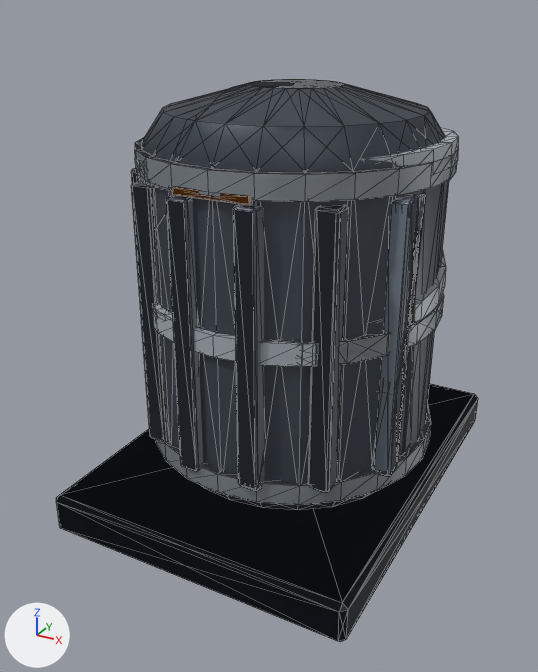
An edit to the glTF model assets/destructibles/shared/shr_cmp_generic_casing_reactor_a.glb, drawn before and after from the same camera.
Rendered twice from a 50 mm camera at (0.62, -1.225, 0.52) aimed at (-0.02, -0.062, -0.062). Every picture has the same lights, and +X, +Y and +Z are marked at lower left. The first picture is the older version. Mesh edges are drawn as thin lines. Where no turn or scale is listed for an object, it has been applied to the vertices. Vertices at exactly the same position are counted once.

Script lines for the objects in view, before the commit:
```python
ob_mesh_heavy = bpy.data.objects.new('mesh_heavy', me_mesh_heavy)
ob_mesh_heavy.location = (0.0, 0.0, 0.0)
ob_mesh_intact = bpy.data.objects.new('mesh_intact', me_mesh_intact)
ob_mesh_intact.location = (0.0, 0.0, 0.0)
ob_mesh_light = bpy.data.objects.new('mesh_light', me_mesh_light)
ob_mesh_light.location = (0.0, 0.0, 0.0)
```
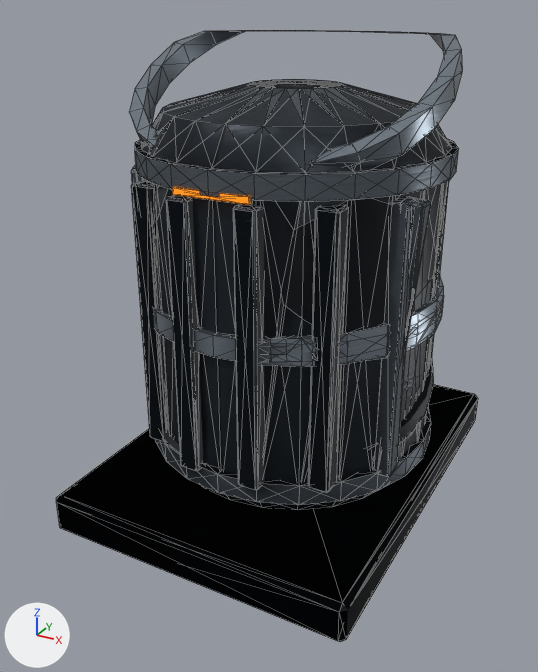
The change, as a list of edits to the scene's bpy script:
```text
Change mat_mat_reinforced_steel_shr:
    remove # nodes: BsdfPrincipled, OutputMaterial
    remove # colours: greyish blue #5b6470
    nodes: BsdfPrincipled, Math, Mix x2, NormalMap, OutputMaterial, SeparateColor, TexImage x3, VertexColor
    colours: pale yellow #ebe5d5, mixed with the vertex colours
    uses the picture img_hlx_mat_reinforced_steel_a_albedo
    uses the picture img_hlx_mat_reinforced_steel_a_normal
    uses the picture img_hlx_mat_reinforced_steel_a_orm
Change mat_trim_trim_shr:
    remove # nodes: BsdfPrincipled, OutputMaterial
    remove # colours: grey #aeb6be
    nodes: BsdfPrincipled, Math, Mix x2, NormalMap, OutputMaterial, SeparateColor, TexImage x3, VertexColor
    colours: white #d7e1e8, mixed with the vertex colours
    uses the picture img_shr_mat_brushed_steel_a_albedo
    uses the picture img_shr_mat_brushed_steel_a_normal
    uses the picture img_shr_mat_brushed_steel_a_orm
Change mat_mat_reinforced_steel_shr_panel:
    remove # nodes: BsdfPrincipled, OutputMaterial
    remove # colours: greyish blue #788390
    nodes: BsdfPrincipled, Math, Mix x2, NormalMap, OutputMaterial, SeparateColor, TexImage x3, VertexColor
    colours: white #ecf6ff, mixed with the vertex colours
    uses the picture img_shr_mat_painted_panel_a_albedo
    uses the picture img_shr_mat_painted_panel_a_normal
    uses the picture img_shr_mat_painted_panel_a_orm
Add mat_trim_edge_shr:
    mat_trim_edge_shr = bpy.data.materials.new('trim_edge_shr')
    # colours: white #f5fbff, mixed with the vertex colours
    # uses the picture img_shr_mat_brushed_steel_a_albedo
    # uses the picture img_shr_mat_brushed_steel_a_normal
    # uses the picture img_shr_mat_brushed_steel_a_orm
Change me_mesh_heavy:
    remove me_mesh_heavy.from_pydata(...)  # 745 vertices, 1454 faces; spans x -0.3..0.3, y -0.4..0.4, z -0.4..0.4
    add me_mesh_heavy.from_pydata(...)  # 741 vertices, 1454 faces; spans x -0.3..0.3, y -0.4..0.4, z -0.4..0.48
    me_mesh_heavy part 1: the loose piece of 156 vertices spanning x -0.288..0.288, y -0.262..0.287, z 0.239..0.321 is rebuilt with 126 vertices and now spans x -0.287..0.287, y -0.248..0.235, z 0.266..0.48
    me_mesh_heavy part 2: the loose piece of 153 vertices spanning x -0.287..0.287, y -0.265..0.287, z -0.01..0.03 is rebuilt with 127 vertices and now spans x -0.287..0.287, y -0.248..0.287, z -0.017..0.037
    me_mesh_heavy part 3: the loose piece of 44 vertices spanning x 0.229..0.269, y -0.139..-0.062, z -0.25..0.25 is deleted
    me_mesh_heavy part 4: 121 vertices removed from x -0.276..0.082, y -0.288..0.155, z -0.261..0.391; 58 vertices added at x -0.276..0.276, y -0.252..0.142, z 0.025..0.36
    me_mesh_heavy part 5: 44 faces spanning x -0.3..0.3, y -0.4..0.4, z -0.4..-0.32 switch from mat_trim_dark_shr (greyish blue #4a535d) to mat_trim_burnt_shr
    me_mesh_heavy part 6: 16 faces spanning x -0.166..0.235, y -0.235..0.235, z 0.36..0.4 switch from mat_mat_reinforced_steel_shr (greyish blue #5b6470) to mat_trim_edge_shr
    me_mesh_heavy part 7: 12 faces spanning x -0.069..0.069, y -0.285..-0.279, z 0.254..0.266 switch from mat_trim_internal_shr (black #1f2428) to mat_emit_orange_shr
    other edits to the shape of me_mesh_heavy do not show in these pictures
Change me_mesh_intact:
    where me_mesh_intact.from_pydata(...)  # 610 vertices, 1180 faces; spans x -0.3..0.3, y -0.4..0.4, z -0.4..0.4
    me_mesh_intact part 8: 48 faces spanning x -0.269..0.269, y -0.289..-0.099, z -0.246..0.246 switch from mat_mat_reinforced_steel_shr_panel (greyish blue #788390) to mat_trim_edge_shr
Change me_mesh_light:
    remove me_mesh_light.from_pydata(...)  # 766 vertices, 1492 faces; spans x -0.3..0.3, y -0.4..0.4, z -0.4..0.4
    add me_mesh_light.from_pydata(...)  # 747 vertices, 1454 faces; spans x -0.3..0.3, y -0.4..0.4, z -0.4..0.4
    me_mesh_light part 9: the loose piece of 56 vertices spanning x 0.229..0.269, y -0.139..-0.023, z -0.244..0.254 is rebuilt with 55 vertices and now spans x 0.209..0.289, y -0.139..-0.098, z -0.25..0.25
    me_mesh_light part 10: 1 vertex moved from x -0.265, y -0.099, z -0.246 to x -0.233, y -0.077, z -0.246; 230 vertices removed from x -0.287..0.287, y -0.274..0.286, z -0.25..0.124; 212 vertices added at x -0.288..0.288, y -0.275..0.287, z -0.25..0.246
    add me_mesh_light.materials.append(mat_trim_edge_shr)
```

Location of each change, [x1, y1, x2, y2] in pixels of the pictures (538 x 672 px; the box of a moved part takes in the faces that stretch with it):
'mesh_intact', surface changed
    both: [66, 79, 478, 612]
'mesh_heavy', surface changed, reshaped
    before: [56, 79, 474, 639]
    after: [129, 30, 463, 510]
'mesh_light', surface changed, reshaped
    before: [57, 80, 478, 641]
    after: [132, 80, 459, 505]
part 1 of me_mesh_heavy, rebuilt (mostly hidden before)
    before: [135, 128, 459, 190]
    after: [129, 30, 463, 169]
part 2 of me_mesh_heavy, rebuilt (mostly hidden)
    before: [269, 294, 444, 364]
    after: [363, 300, 444, 361]
part 3 of me_mesh_heavy, deleted
    before: [380, 194, 426, 477]
part 4 of me_mesh_heavy, cut back
    before: [132, 84, 265, 491]
    after: [149, 83, 449, 482]
part 5 of me_mesh_heavy, recoloured
    before: [56, 423, 474, 639]
part 6 of me_mesh_heavy, edited (looks the same)
    both: [229, 84, 412, 125]
part 7 of me_mesh_heavy, recoloured
    both: [172, 186, 251, 205]
part 8 of me_mesh_intact, edited (looks the same)
    both: [388, 205, 411, 475]
part 9 of me_mesh_light, rebuilt
    before: [393, 194, 419, 452]
    after: [402, 196, 431, 347]
part 10 of me_mesh_light, moved or reshaped (mostly hidden)
    before: [131, 171, 446, 331]
    after: [133, 170, 444, 362]
